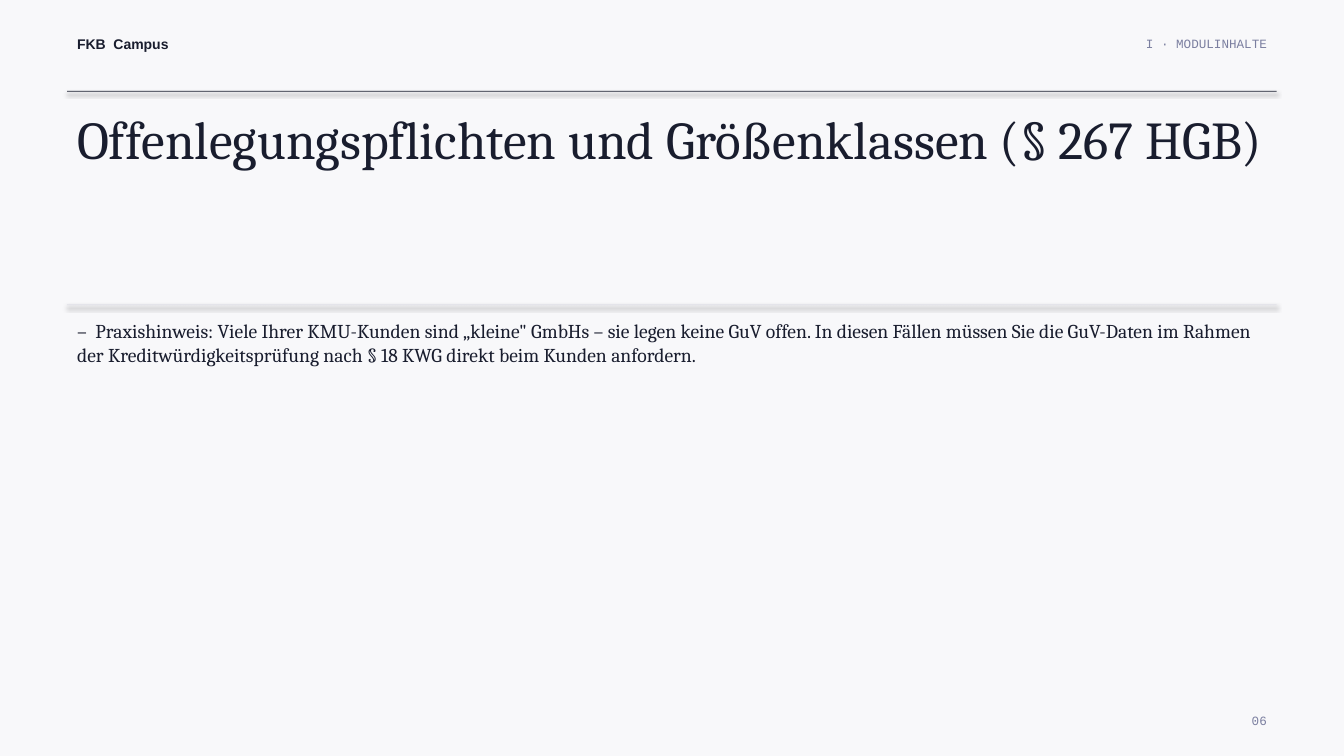
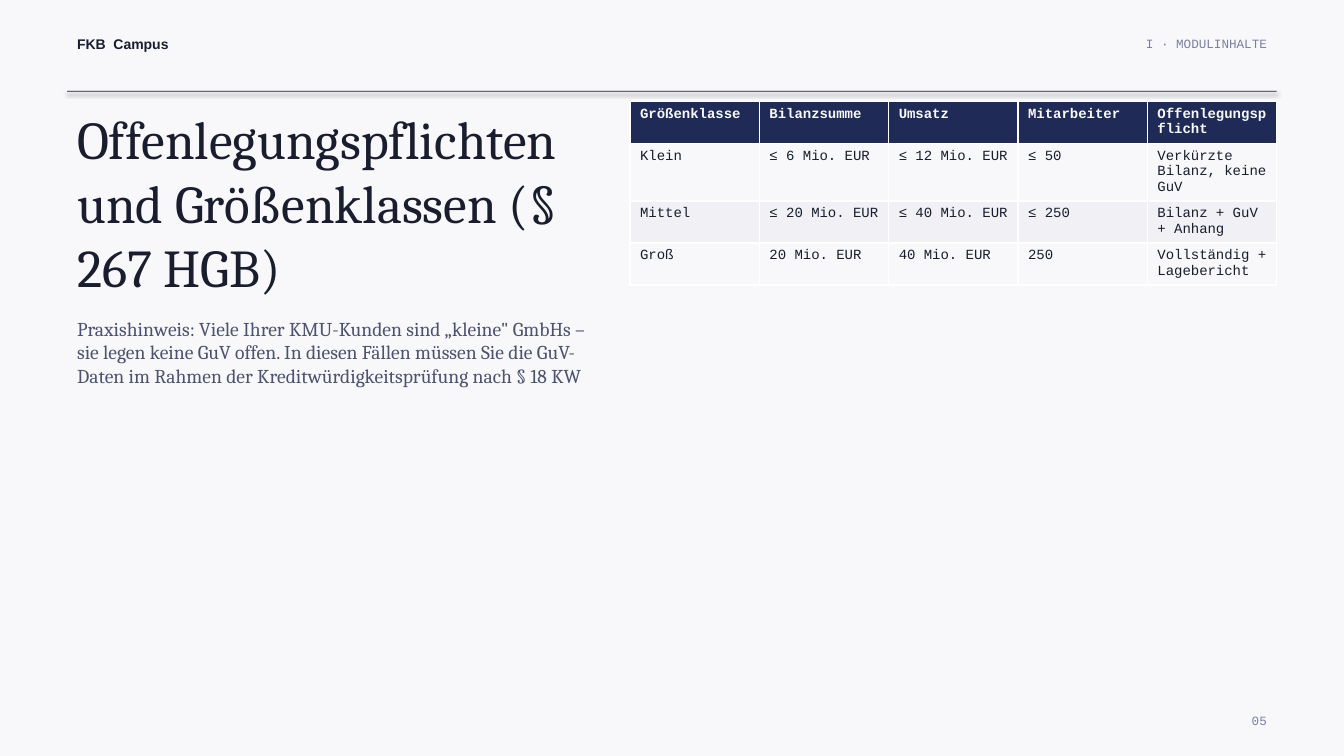
Before and after one commit to ck5rqc47pr-byte/firmenkundenakademie-online, a slide deck: slide 5 of public/downloads/praesentation/M01.pptx (slide 6 before the commit). Drawn at 1344x756 pixels with LibreOffice and Linux fonts; fonts in the diff are those of the drawing. Boxes give left, top, right and bottom in pixels: in the first picture for what was removed or moved away, otherwise in the second. Text is boxed around its words. In the diff, an @@ line names an element or a change of style, - is before the commit and + after.

```diff
--- a/public/downloads/praesentation/M01.pptx
+++ b/public/downloads/praesentation/M01.pptx
@@ text "Offenlegungspflichten und Größenklassen (§ 267 ..." rewrapped from bbox=[77, 121, 1262, 171] to bbox=[77, 121, 556, 295] @@
@@ table added at bbox=[630, 102, 1275, 282], 4 rows, 5 columns @@
+Größenklasse | Bilanzsumme | Umsatz | Mitarbeiter | Offenlegungspflicht
+Klein | ≤ 6 Mio. EUR | ≤ 12 Mio. EUR | ≤ 50 | Verkürzte Bilanz, keine GuV
+Mittel | ≤ 20 Mio. EUR | ≤ 40 Mio. EUR | ≤ 250 | Bilanz + GuV + Anhang
+Groß | 20 Mio. EUR | 40 Mio. EUR | 250 | Vollständig + Lagebericht
@@ rectangle removed at bbox=[68, 304, 1277, 306] @@
@@ text at bbox=[77, 322, 581, 387]: text changed; text colour #191D2E to #4D5270 @@
-– Praxishinweis: Viele Ihrer KMU-Kunden sind „kleine" GmbHs – sie legen keine GuV offen. In diesen Fällen müssen Sie die GuV-Daten im Rahmen der Kreditwürdigkeitsprüfung nach § 18 KWG direkt beim Kunden anfordern.
+Praxishinweis: Viele Ihrer KMU-Kunden sind „kleine" GmbHs – sie legen keine GuV offen. In diesen Fällen müssen Sie die GuV-Daten im Rahmen der Kreditwürdigkeitsprüfung nach § 18 KW
```
Also in this commit, not shown: 10 other slides changed, 1 other file.
